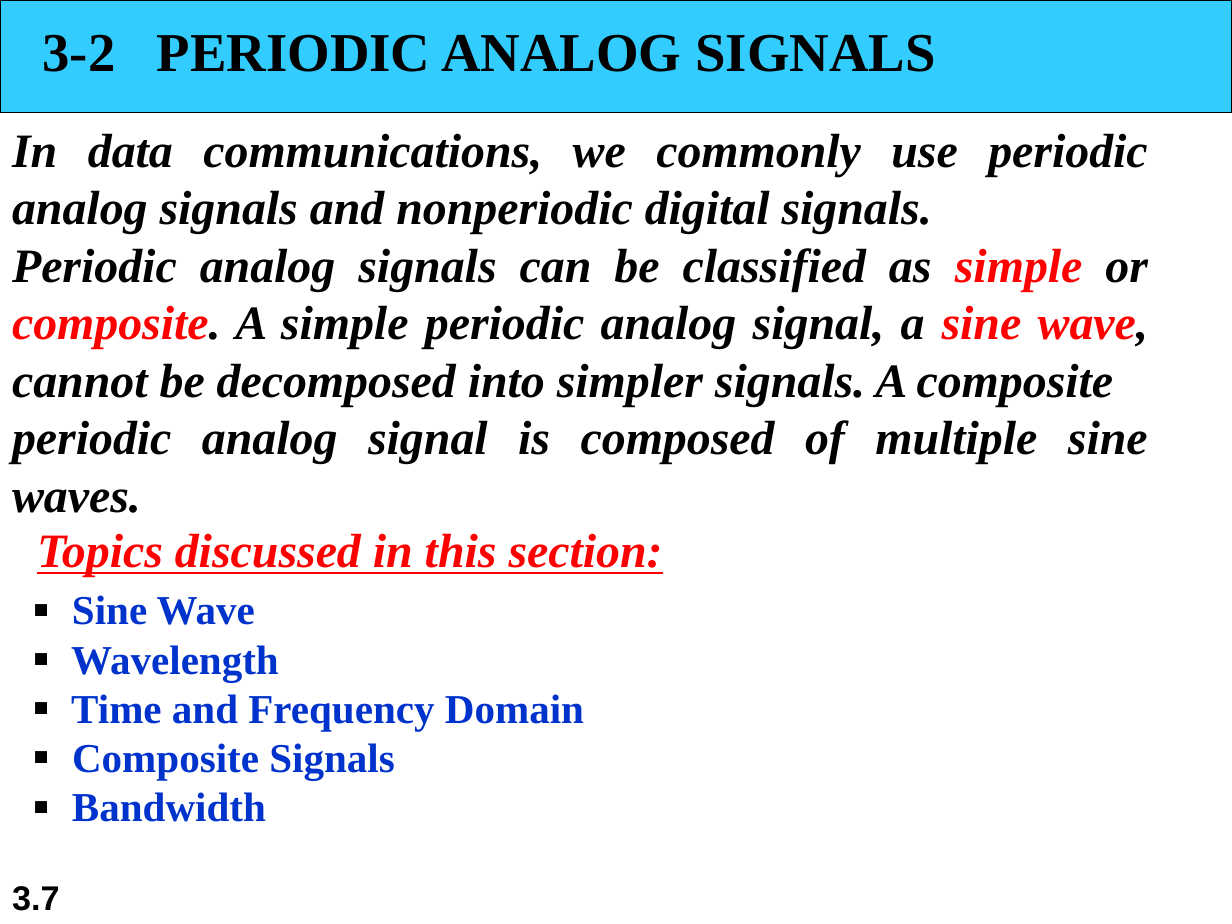
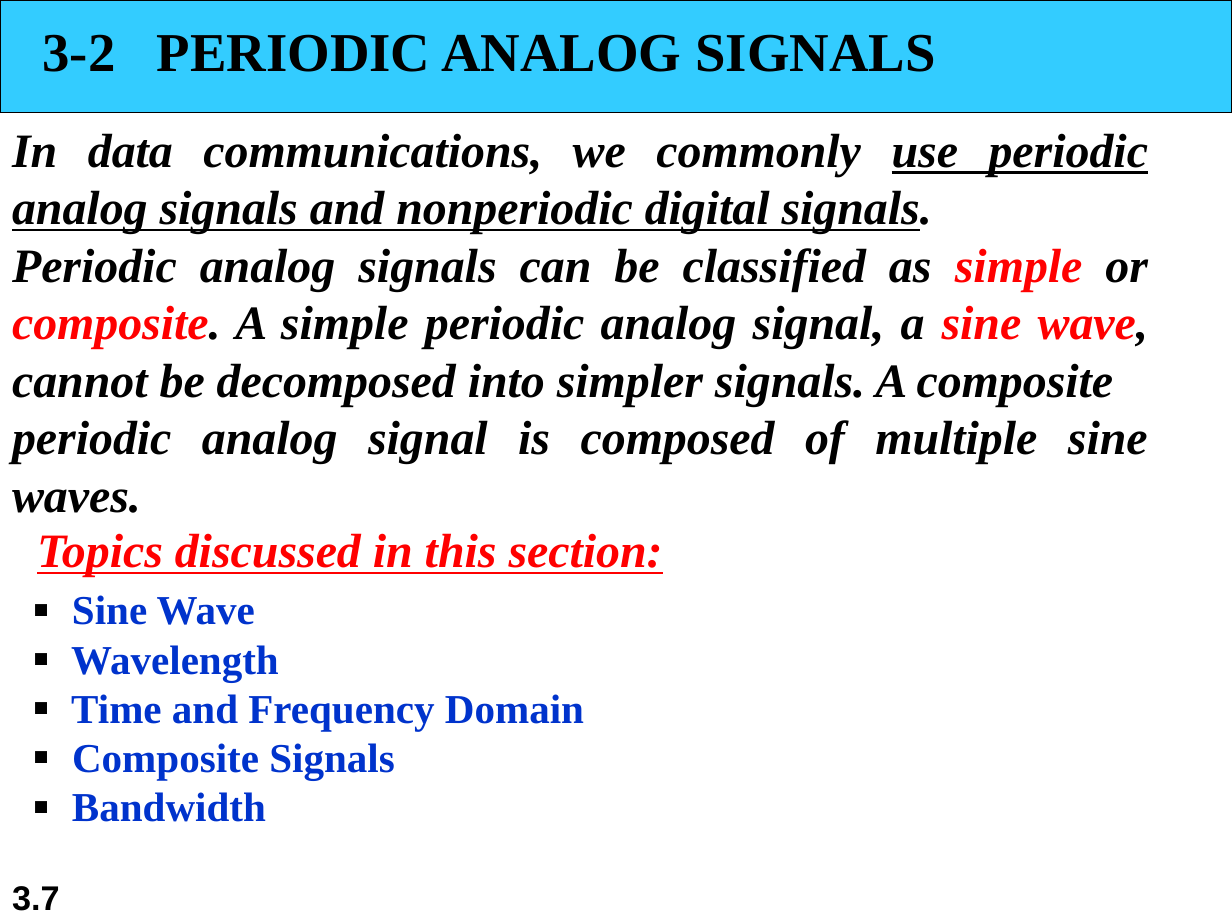
Before and after one commit to alzobaer/ICE-3262, a slide deck: slide 7 of Communication Engineering/Slides/Lecture-2 (Data _ Signal-Analog).ppt. Drawn at 1232x924 pixels with LibreOffice and Linux fonts; fonts in the diff are those of the drawing. Boxes give left, top, right and bottom in pixels: in the first picture for what was removed or moved away, otherwise in the second. Text is boxed around its words. In the diff, an @@ line names an element or a change of style, - is before the commit and + after.

```diff
--- a/Communication Engineering/Slides/Lecture-2 (Data _ Signal-Analog).ppt
+++ b/Communication Engineering/Slides/Lecture-2 (Data _ Signal-Analog).ppt
@@ text at (12,133,1148,234): underline on in "use periodic analog signals and nonperiodic digital ..." @@
```
Also in this commit, not shown: 1 slide added, 1 slide removed, 41 other files.
